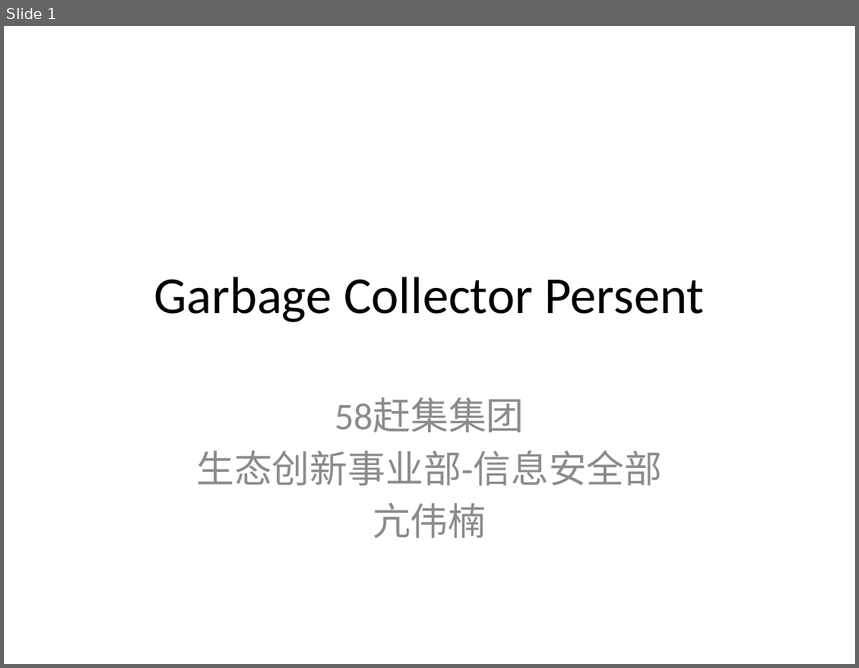
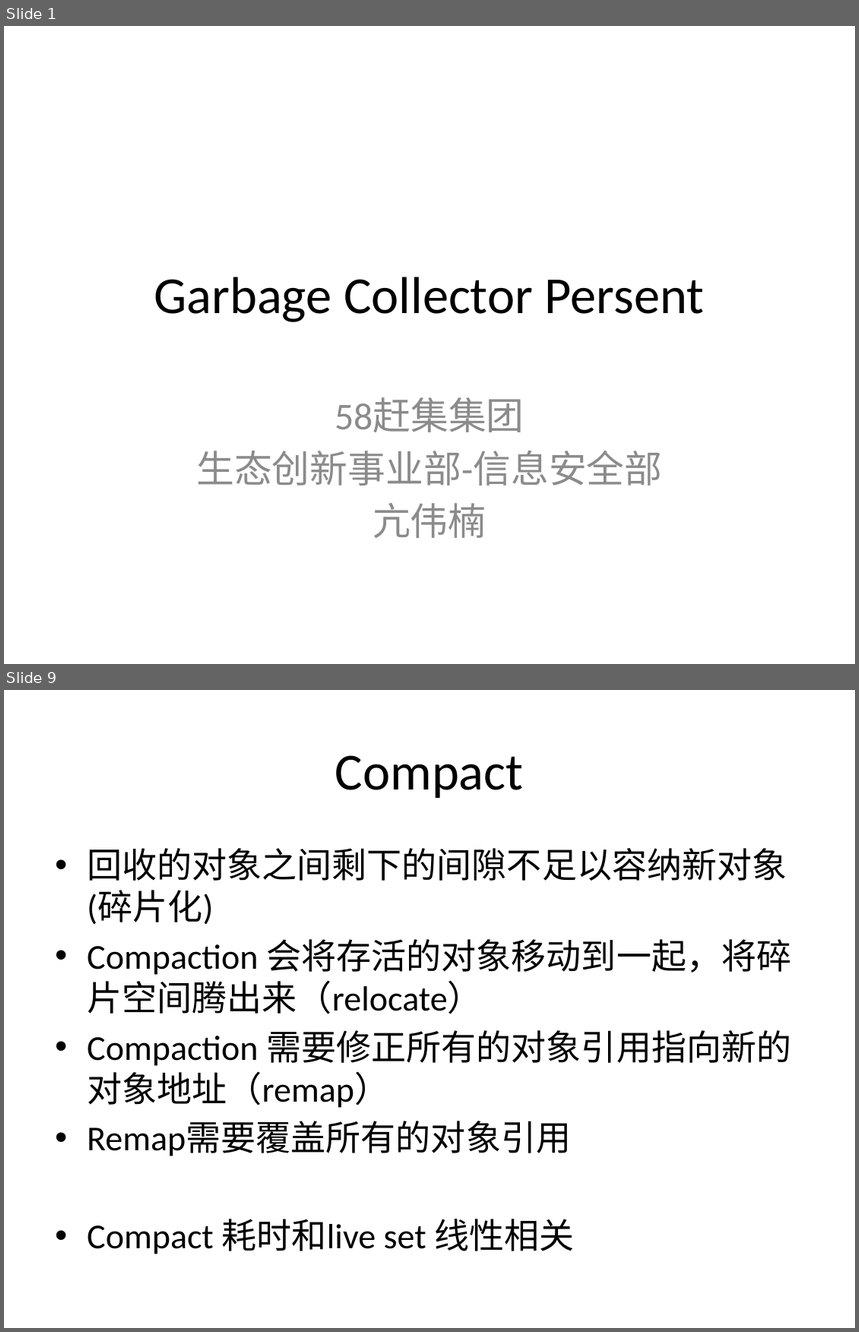
Before and after one commit to cyberdak/gc-hotspotgc, a slide deck: Garbage Collector persent.pptx. Shown one above the other, each under a label of ours: slide 1 before the commit, slides 1 and 9 after it; the slides between them are not shown. The pictures are 859x668 and 859x1332 pixels, drawn with LibreOffice and Linux fonts; fonts in the diff are those of the drawing. Boxes give left, top, right and bottom in pixels: in the first picture for what was removed or moved away, otherwise in the second. Text is boxed around its words. In the diff, an @@ line names an element or a change of style, - is before the commit and + after.

```diff
--- a/Garbage Collector persent.pptx
+++ b/Garbage Collector persent.pptx
@@ slide 9 added at (4,690,855,1328), background #FFFFFF @@
@@ title added at (335,755,524,798), 44 pt, text #000000 @@
+Compact
@@ text added at (87,848,791,1255), 29.6 pt, text #000000 @@
+• 回收的对象之间剩下的间隙不足以容纳新对象(碎片化)
+• Compaction 会将存活的对象移动到一起，将碎片空间腾出来（relocate）
+• Compaction 需要修正所有的对象引用指向新的对象地址（remap）
+• Remap需要覆盖所有的对象引用
+• Compact 耗时和live set 线性相关
```
Also in this commit, not shown: 12 slides changed, 15 other slides added, 1 slide removed, 6 other files.
